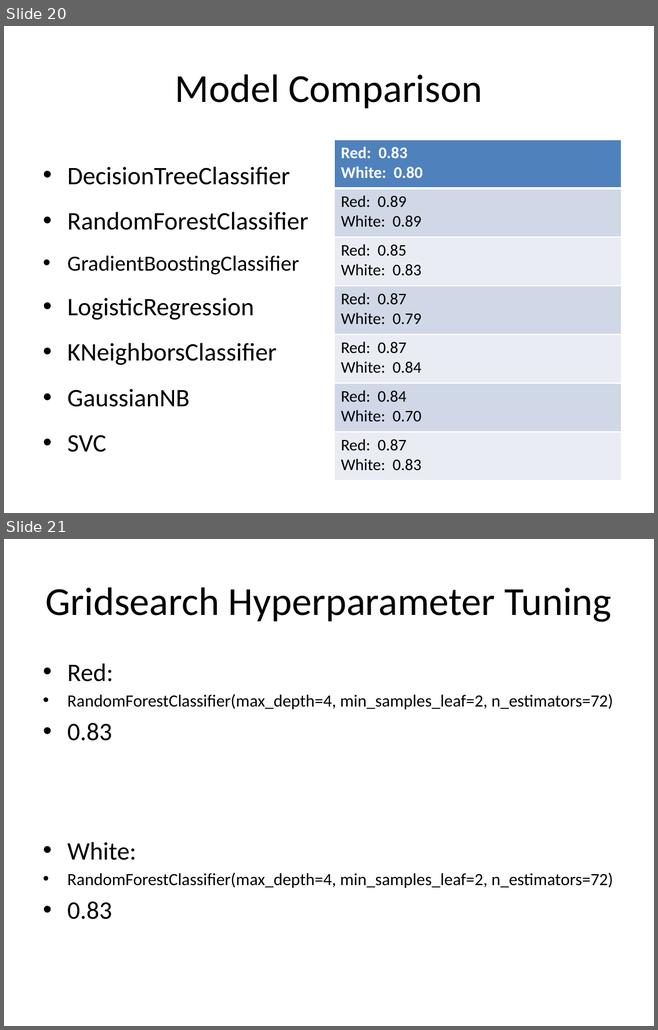
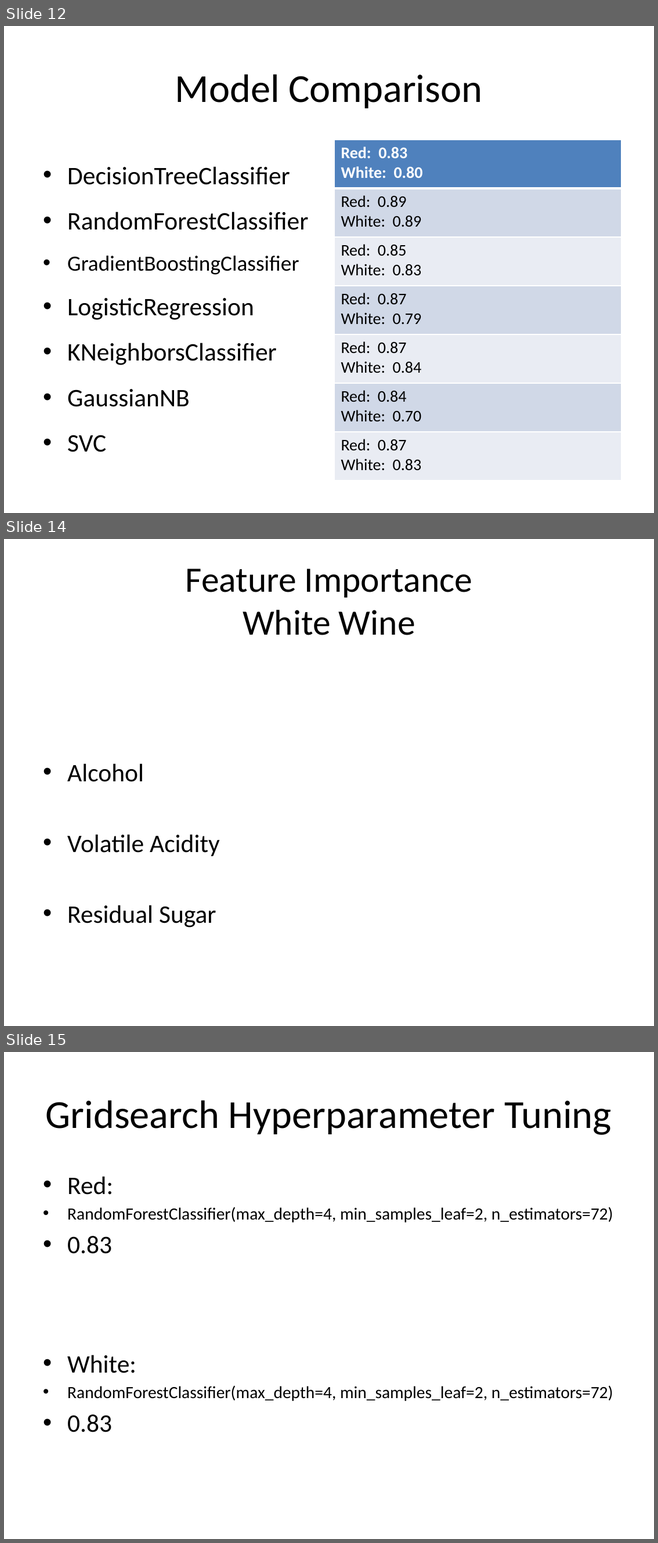
Before and after one commit to delwester/Springboard, a slide deck: Capstone2/Capstone2_FinalPres.pptx. Shown one above the other, each under a label of ours: slides 20 and 21 before the commit, slides 12, 14 and 15 after it; the slides between them are not shown. The pictures are 658x1030 and 658x1543 pixels, drawn with LibreOffice and Linux fonts; fonts in the diff are those of the drawing. Boxes give left, top, right and bottom in pixels: in the first picture for what was removed or moved away, otherwise in the second. Text is boxed around its words. In the diff, an @@ line names an element or a change of style, - is before the commit and + after.

```diff
--- a/Capstone2/Capstone2_FinalPres.pptx
+++ b/Capstone2/Capstone2_FinalPres.pptx
@@ slide 14 added at <box>4,539,654,1026</box>, background #FFFFFF @@
@@ title added at <box>186,569,472,635</box>, 39.6 pt, text #000000 @@
+Feature Importance
+White Wine
@@ text added at <box>67,763,220,928</box>, 28 pt, text #000000 @@
+• Alcohol
+• Volatile Acidity
+• Residual Sugar
@@ what was slide 20 is now slide 12 @@
@@ what was slide 21 is now slide 15 @@
```
Also in this commit, not shown: 2 slides changed, 4 other slides added, 10 slides removed.
